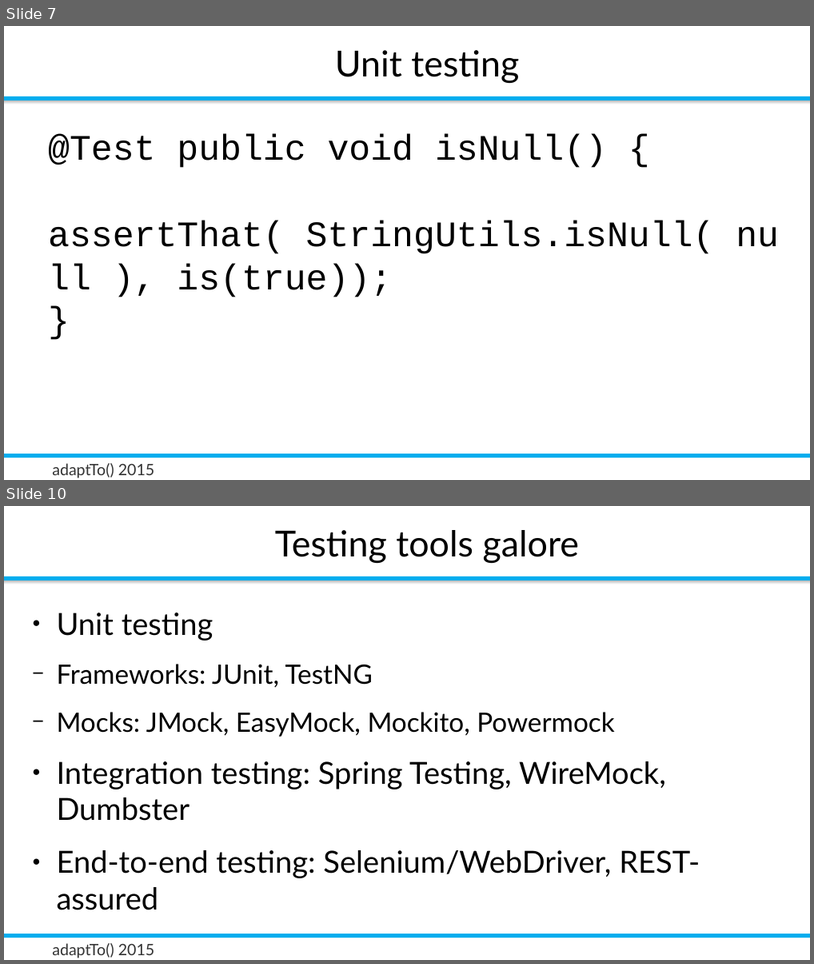
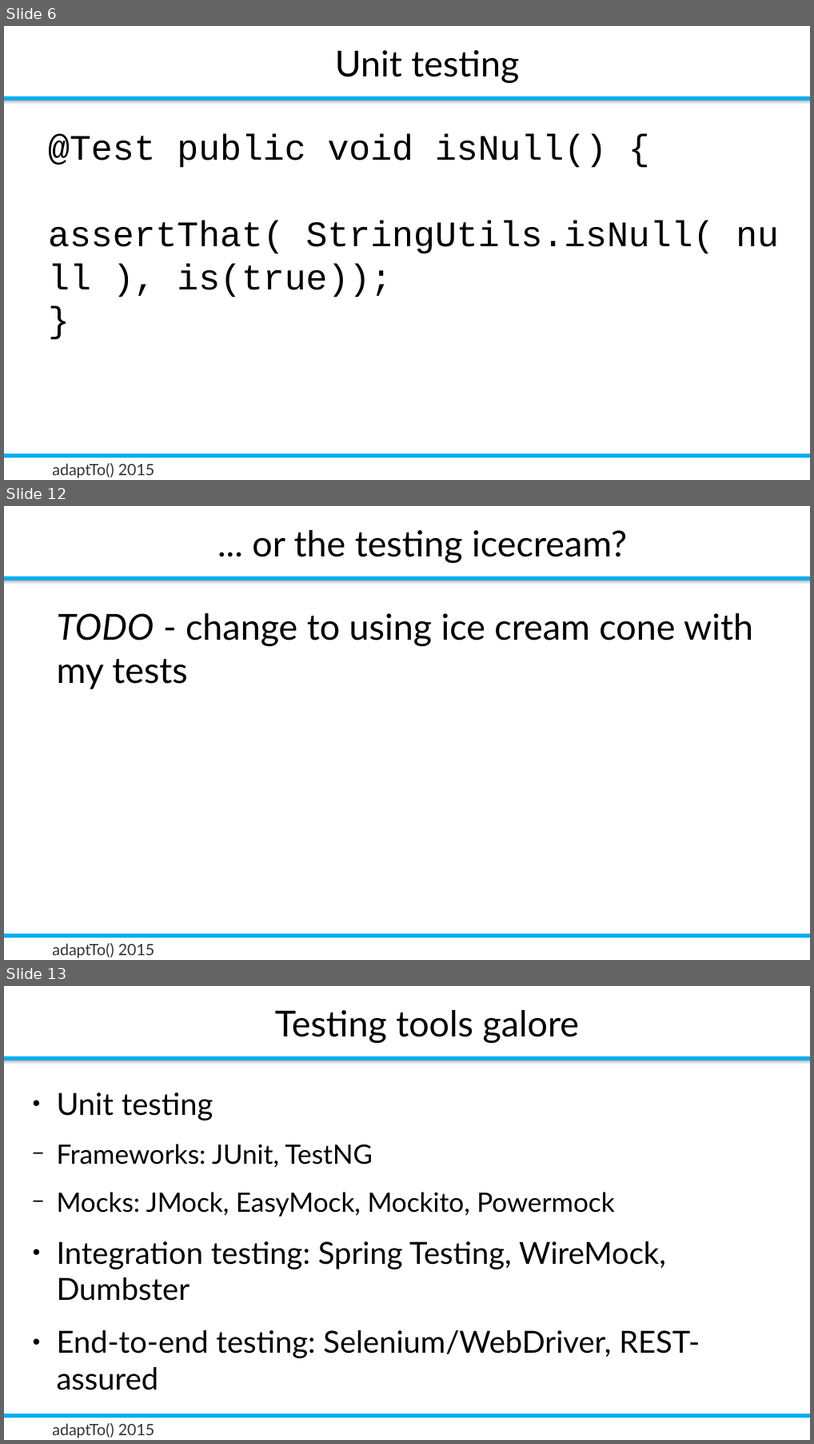
Before and after one commit to rombert/talks, a slide deck: adaptTo2015/How_Do_I_Test_My_Sling_Application-Robert_Munteanu.odp. Shown one above the other, each under a label of ours: slides 7 and 10 before the commit, slides 6, 12 and 13 after it; the slides between them are not shown. The pictures are 814x964 and 814x1444 pixels, drawn with LibreOffice and Linux fonts; fonts in the diff are those of the drawing; background and template pictures are left out. Boxes give left, top, right and bottom in pixels: in the first picture for what was removed or moved away, otherwise in the second. Text is boxed around its words. In the diff, an @@ line names an element or a change of style, - is before the commit and + after.

```diff
--- a/adaptTo2015/How_Do_I_Test_My_Sling_Application-Robert_Munteanu.odp
+++ b/adaptTo2015/How_Do_I_Test_My_Sling_Application-Robert_Munteanu.odp
@@ slide 12 added at <box>4,506,810,960</box>, background #FFFFFF; not listed: 4 template elements that a slide beside it also shows @@
@@ title added at <box>252,530,627,564</box>, 32 pt, text #000000 @@
+... or the testing icecream?
@@ text added at <box>57,613,754,689</box>, 32 pt, text #000000 @@
+TODO - change to using ice cream cone with my tests
@@ what was slide 7 is now slide 6 @@
@@ what was slide 10 is now slide 13 @@
```
Also in this commit, not shown: 5 slides changed, 3 other slides added, 2 slides removed, 1 other file.
